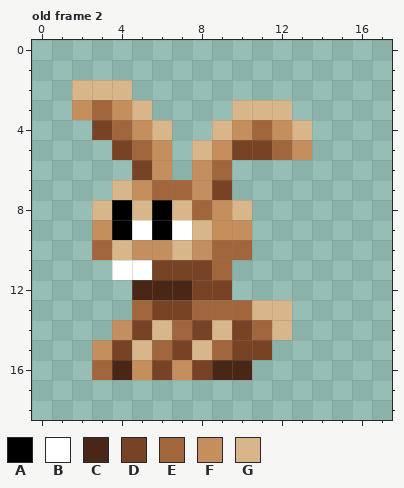
Two states of a pixel-art file, assets/images/scratch/bunny.aseprite. The first picture shows the starting point.
32x32 pixels, 3 frames. Colours within 5 levels of each other are drawn and written as one. Shown: old frame 2. The old version is drawn lined up with the new one, on the new canvas. The commit also changed other frames, which this record leaves out.
Palette (. is transparent): A #000000  B #ffffff  C #4a2616  D #784225  E #a1663b  F #c48f5c  G #d9b689
Pixels before, old frame 2, first column x 2:
 2 GGG.........
 3 FEFG....GGG.
 4 .DEFG..GFEFG
 5 ..DEF.GFDDEF
 6 ...DF.FE....
 7 ..GFEEFD....
 8 .GAGAGEFG...
 9 .FABABGFF...
10 .EGFFGFEE...
11 ..BBDDDE....
12 ...CCCDD....
13 ...EDDEEEGG.
14 ..FDGEDGDEG.
15 .FDGEDGEDD..
16 .ECFDFDCC...
New version:
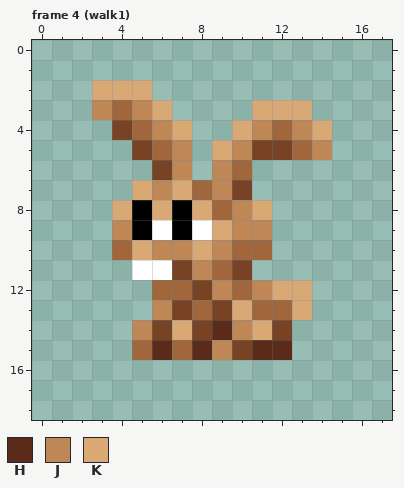
Colours new in this view: H #592b18  J #bf8756  K #d9a975
A new or re-ordered frame is compared with the old frame closest to it.
Change:
canvas 32x32 -> 18x19, the old top-left corner now at -7,-10 (the part of the old canvas that was cut away was empty and is not shown)
frames 3 -> 45
Changed rows in their new state; - is an unchanged pixel.
Frame 4 (walk1) is new; against old frame 2:
first column x 2:
 2 .KKK---------
 3 .JEJK---.KKK-
 4 -.DEJK-.KJEJK
 5 --.DEJ.KJ-DEJ
 6 ---.DJ.JE----
 7 --.KJKEJD----
 8 -.KAKAKEJK---
 9 -.JABABKJJ---
10 -.EKJJKJ-E---
11 --.-B-J-D----
12 ---.EE-JEJKK-
13 ---.J--DKEEK-
14 --.JDK-HJKD--
15 -..EHEHJ-HH--
16 -........----
Boxes around the changes in both pictures, in picture pixels (x1, y1, x2, y2):
changed: (72, 80, 332, 380)
